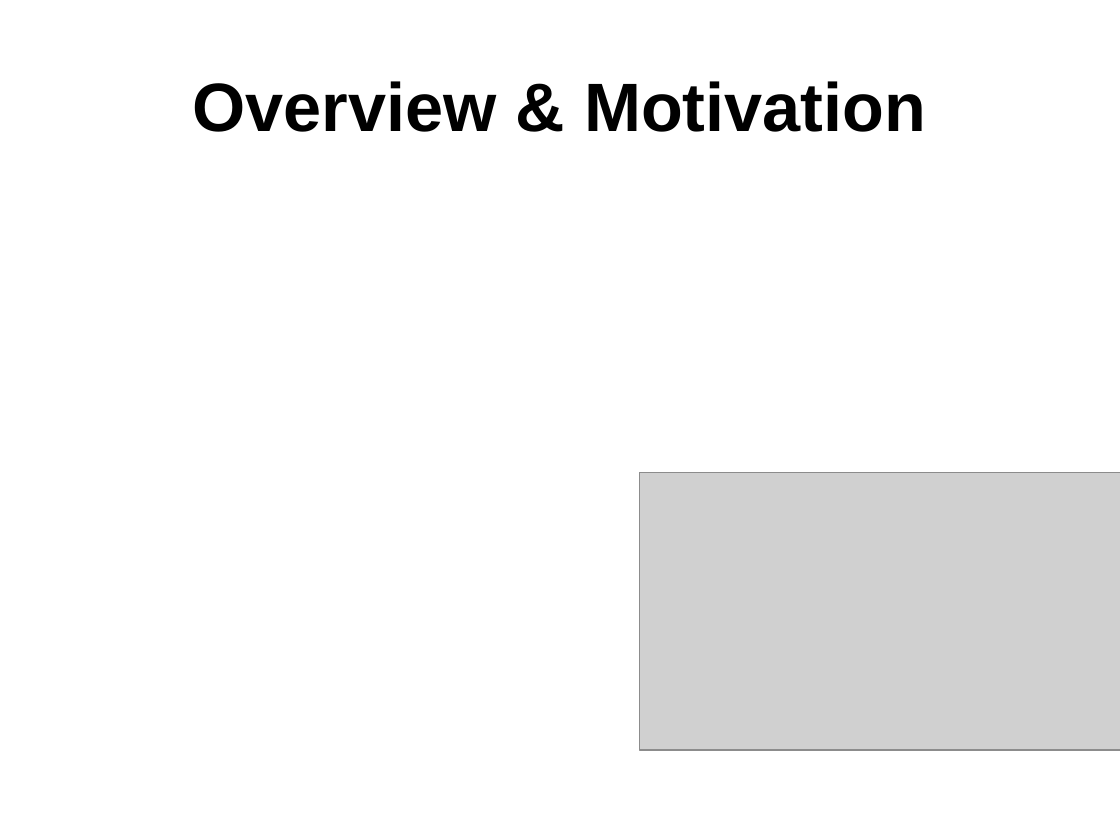
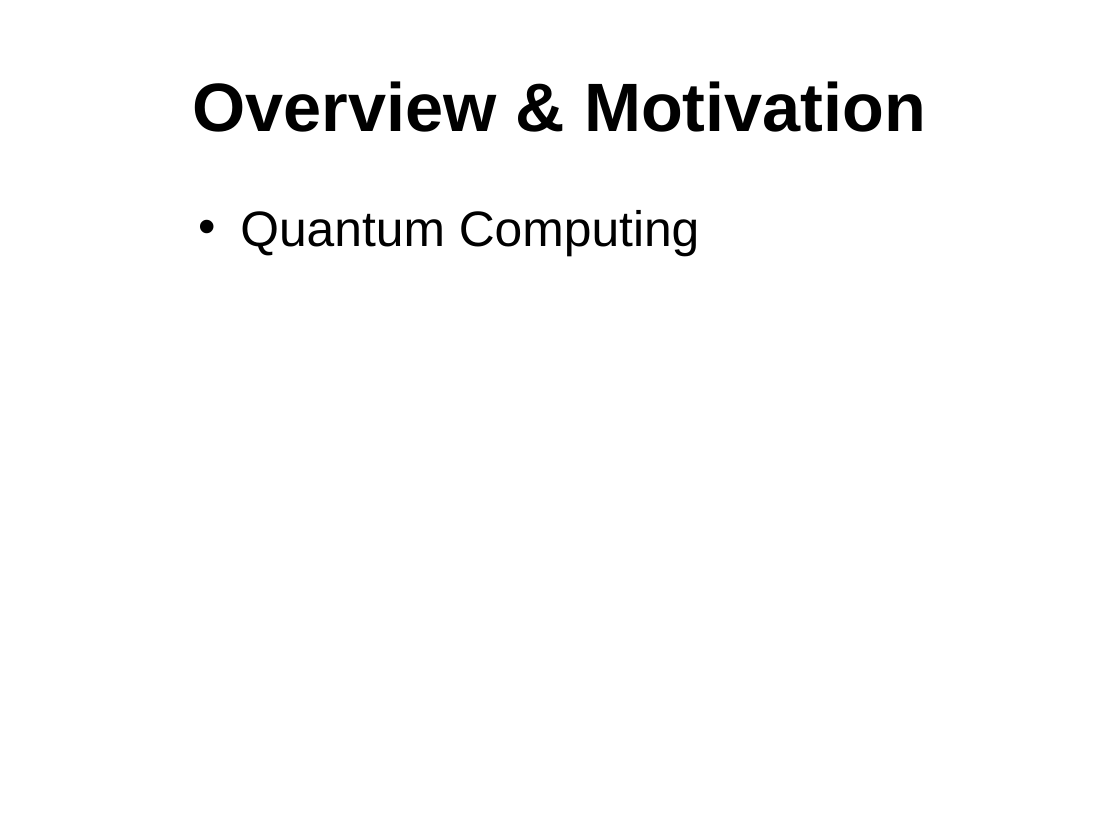
Before and after one commit to sdk21/PLT, a slide deck: slide 3 of Demo/Qlang.pptx. Drawn at 1120x840 pixels with LibreOffice and Linux fonts; fonts in the diff are those of the drawing; grey boxes stand for pictures; background and template pictures are left out. Boxes give left, top, right and bottom in pixels: in the first picture for what was removed or moved away, otherwise in the second. Text is boxed around its words. In the diff, an @@ line names an element or a change of style, - is before the commit and + after.

Commit message:
working on powerpoint

```diff
--- a/Demo/Qlang.pptx
+++ b/Demo/Qlang.pptx
@@ text added at box(240, 210, 700, 256), 32 pt, text #000000 @@
+• Quantum Computing
@@ picture removed at box(640, 473, 1120, 749) @@
```
Also in this commit, not shown: 1 slide removed.
